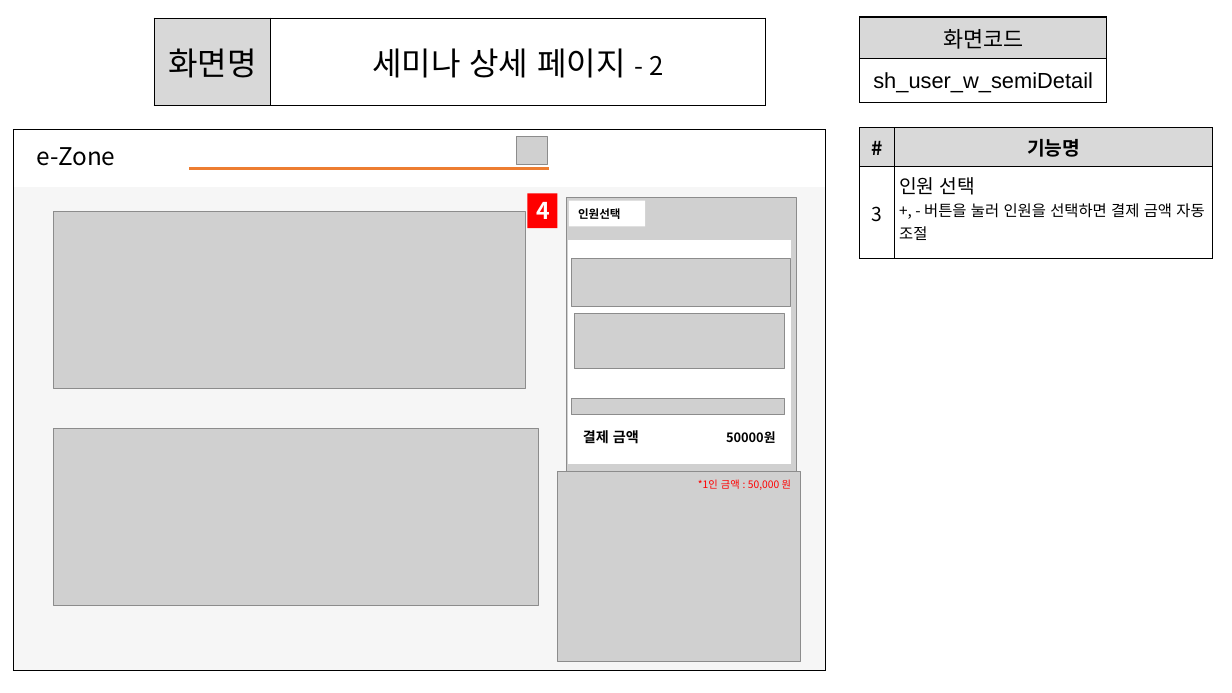
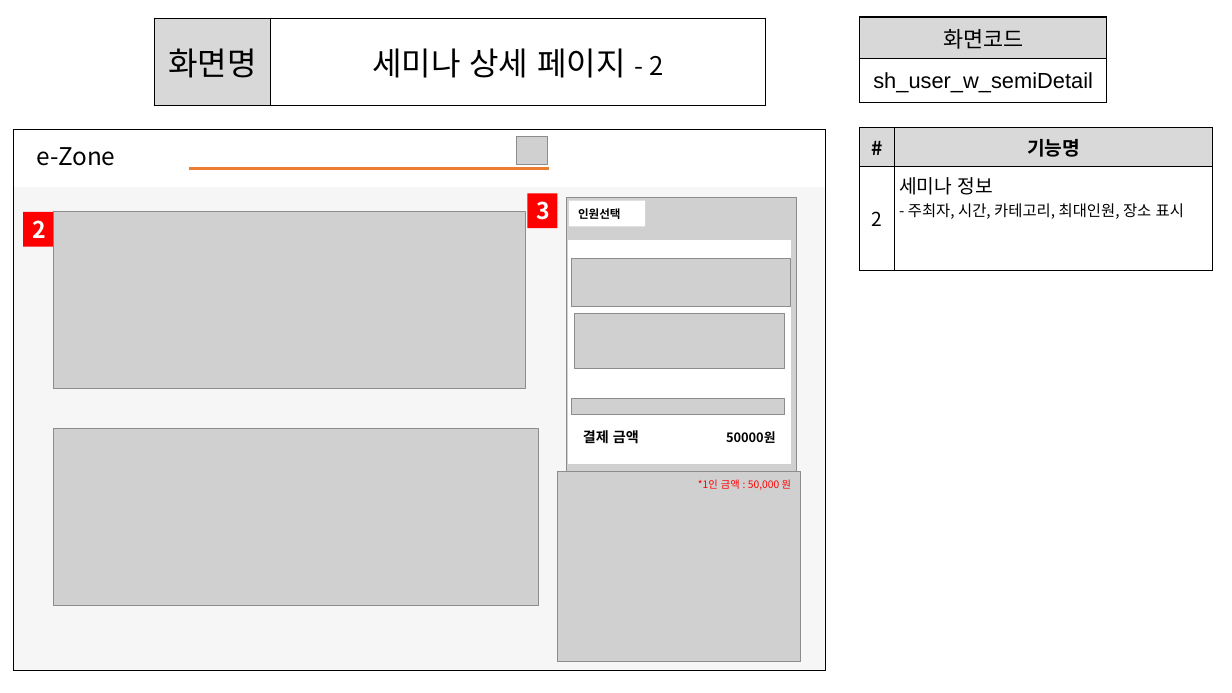
Before and after one commit to ezenteam2/e-Zone, a slide deck: slide 3 of 0 발표용 파워포인트/0403 1차발표/0403 project05 - 파워포인트 - 서희.pptx. Drawn at 1232x693 pixels with LibreOffice and Linux fonts; fonts in the diff are those of the drawing; grey boxes stand for pictures. Boxes give left, top, right and bottom in pixels: in the first picture for what was removed or moved away, otherwise in the second. Text is boxed around its words. In the diff, an @@ line names an element or a change of style, - is before the commit and + after.

```diff
--- a/0 발표용 파워포인트/0403 1차발표/0403 project05 - 파워포인트 - 서희.pptx
+++ b/0 발표용 파워포인트/0403 1차발표/0403 project05 - 파워포인트 - 서희.pptx
@@ table at (x1=860, y1=128, x2=1213, y2=259) @@
-row 2, column 1: 3
+row 2, column 1: 2
-row 2, column 2: 인원 선택 / +, - 버튼을 눌러 인원을 선택하면 결제 금액 자동 조절
+row 2, column 2: 세미나 정보 / - 주최자, 시간, 카테고리, 최대인원, 장소 표시
@@ text in rectangle at (x1=536, y1=201, x2=550, y2=220): text changed @@
-4
+3
@@ rectangle added at (x1=23, y1=212, x2=53, y2=247), fill #FF0000, 18 pt, text #FFFFFF, bold @@
+2
```
Also in this commit, not shown: 28 other slides changed, 1 other file.
